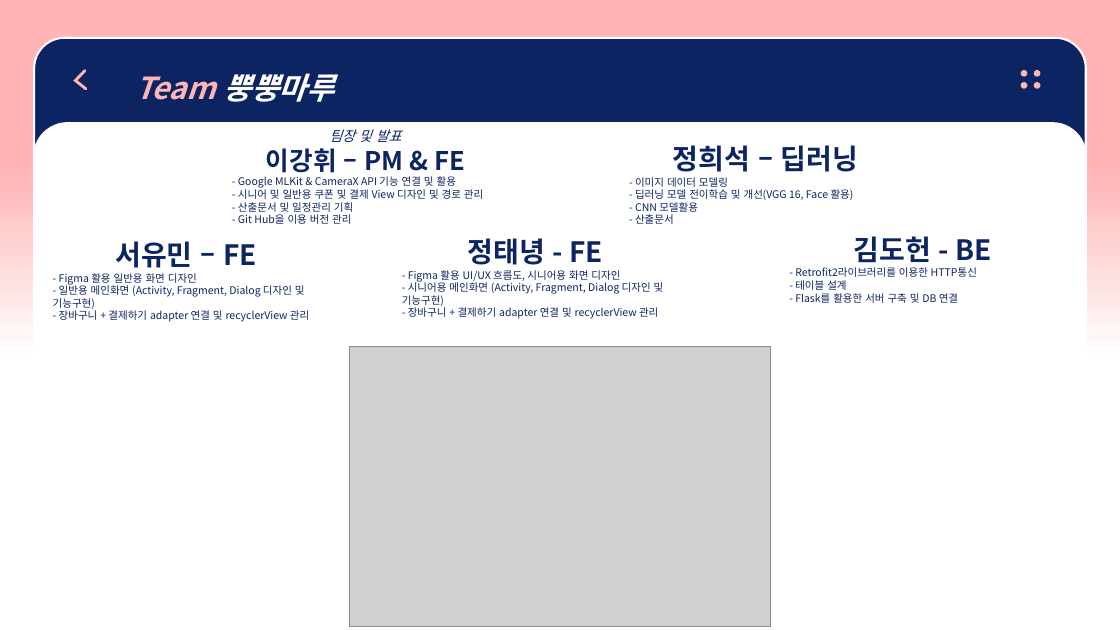
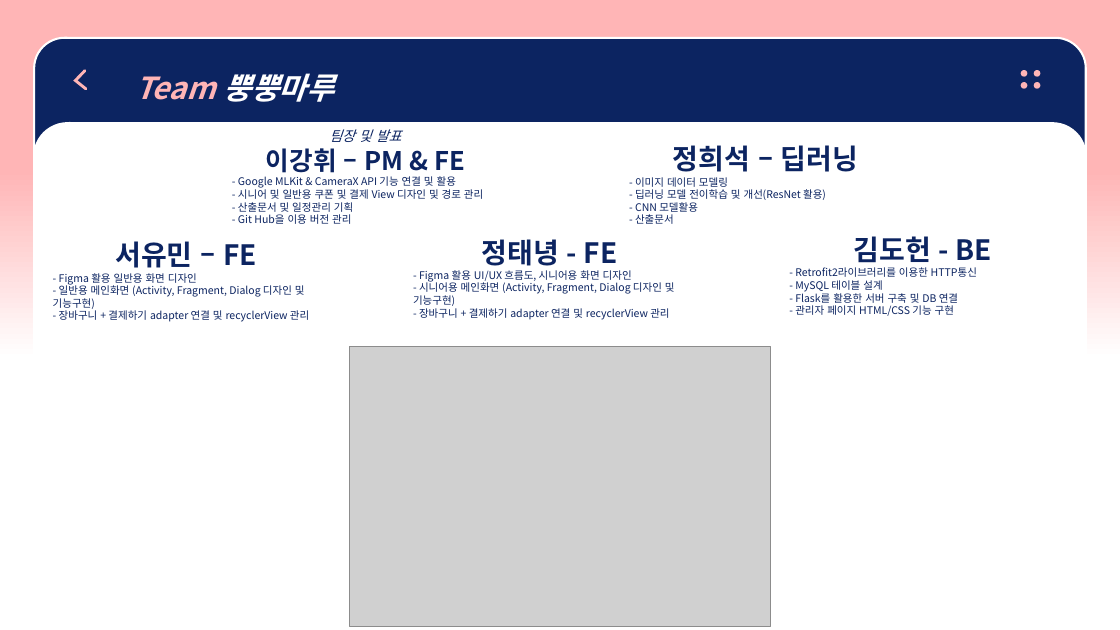
Before and after one commit to 2023-AISCHOOL-APP/BBMR, a slide deck: slide 11 of 산출문서/뿡뿡마루_프로젝트PPT.pptx. Drawn at 1120x630 pixels with LibreOffice and Linux fonts; fonts in the diff are those of the drawing; grey boxes stand for pictures. Boxes give left, top, right and bottom in pixels: in the first picture for what was removed or moved away, otherwise in the second. Text is boxed around its words. In the diff, an @@ line names an element or a change of style, - is before the commit and + after.

Commit message:
231128 관리자 페이지

```diff
--- a/산출문서/뿡뿡마루_프로젝트PPT.pptx
+++ b/산출문서/뿡뿡마루_프로젝트PPT.pptx
@@ text at [635,189,826,200]: text changed @@
-- 딥러닝 모델 전이학습 및 개선(VGG 16, Face 활용)
+- 딥러닝 모델 전이학습 및 개선(ResNet 활용)
@@ text "정태녕 - FE": place and size @@
-text "정태녕 - FE" at [402,238,664,319]
+text "정태녕 - FE" at [413,239,675,320]
@@ text at [795,280,882,292]: text changed @@
-- 테이블 설계
+- MySQL 테이블 설계
@@ text at [795,305,954,316]: paragraph added @@
+- 관리자 페이지 HTML/CSS 기능 구현
```
Also in this commit, not shown: 3 other files.
